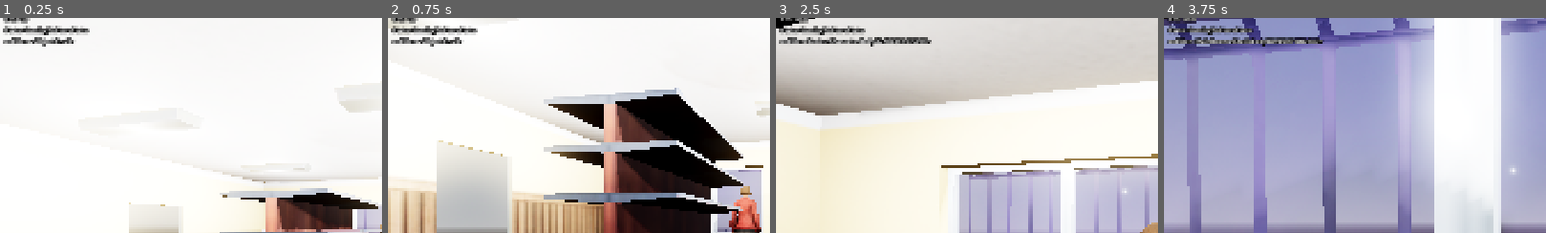
Above: before the commit, frames 1-4 (left to right).
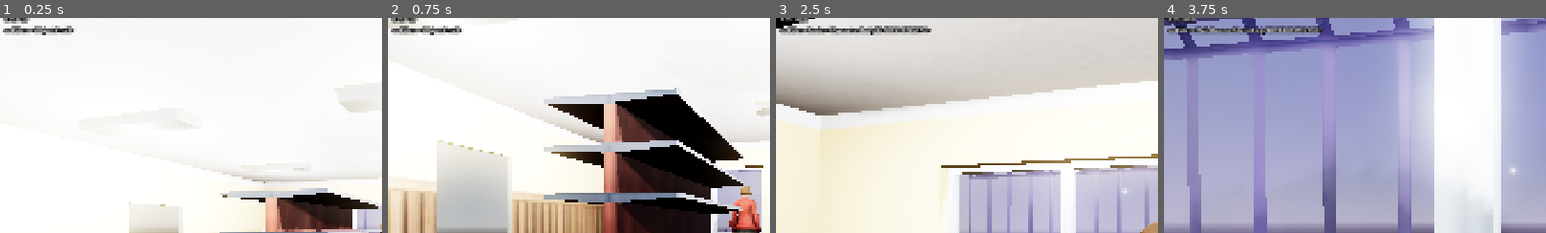
Above: after the commit, the same moments.

Repository: takanazwa5/ProjektMonopolowy
Game: Godot game, scene res://scenes/game/game.tscn
The game is run twice, just before and just after one commit, with the same random seed, the same clock (stepped at 60 frames per second) and the same inputs.
Inputs (mouse positions are % of the whole screen's width and height, from its top left):
- Up to frame 1 (0.25 s): no input
- Up to frame 2 (0.75 s): tap Enter at 0.5 s; move the mouse to (55, 50) at 0.52 s; hold W (walk_forward) from 0.53 s (still down); hold Ctrl (crouch) from 0.53 s (still down); click (55, 50) at 0.67 s
- Up to frame 3 (2.5 s): keep holding W (walk_forward); move the mouse to (45, 50) at 1.27 s; release Ctrl (crouch) at 1.28 s; tap G (drop_item) at 1.35 s; move the mouse to (52, 48) at 2.02 s; hold E (interact) from 2.03 s (still down)
- Up to frame 4 (3.75 s): keep holding W (walk_forward); move the mouse to (49, 52) at 2.77 s; release E (interact) at 2.78 s; tap Ctrl (crouch) at 2.85 s; click (49, 52) at 2.92 s; move the mouse to (57, 51) at 3.52 s; hold G (drop_item) from 3.53 s (still down)
The pictures show only the part of the screen within x 0-50%, y 2-52%; the shares and areas given below are measured in that part.

The runs differ from the first frame. In frame 1, 1.0% of the frame differs, in the area x 0-24%, y 3-14%; in frame 2, 1.0%; in frame 3, 2.1%; in frame 4, 2.2%, in the area x 0-42%, y 3-14%.

Commit message:
Update state_machine.gd

Diff:
--- a/features/state_machine/state_machine.gd
+++ b/features/state_machine/state_machine.gd
@@ -43,7 +43,6 @@
 
 	if Engine.is_editor_hint(): return
 	current_state.update(delta)
-	DebugPanel.add_property(current_state.name, "State", 100)
 
 
 func _physics_process(delta: float) -> void:
